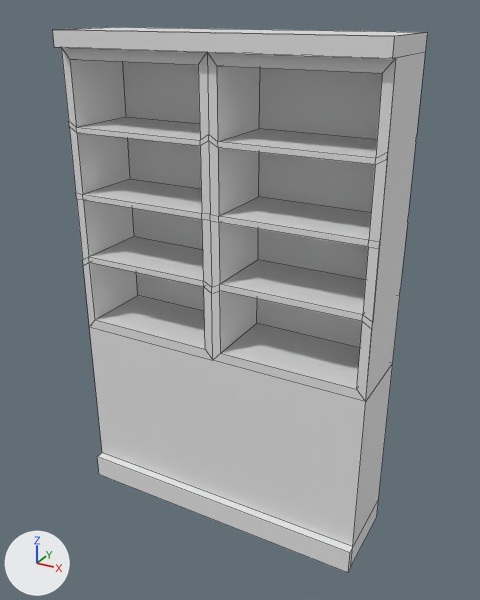
Renders of the Blender file Models/Bookshelf-110x18x70.blend from each side of a commit.
The view is the same before and after, from a 50 mm camera at (10.24, -11.02, 11.4) aimed at (3.69, 0.88, 5.45). The axes (+X, +Y, +Z) are drawn at lower left. The lights are the same throughout. Mesh edges are drawn as thin lines.

In view in the first picture: 'Bookshelf-110x18x70'.
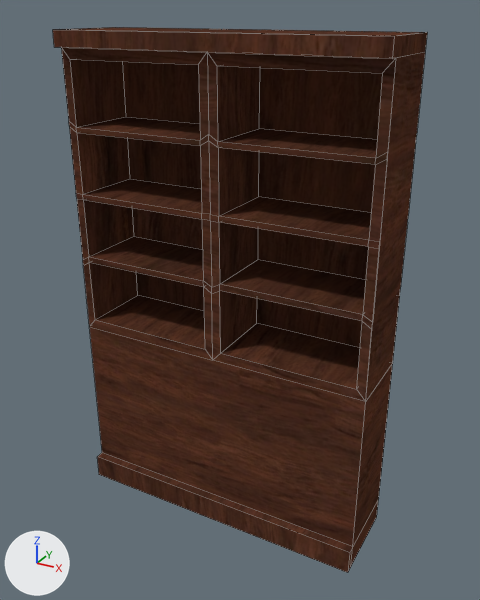
Pixel boxes (x1, y1, x2, y2) of what changed, in the pictures (480 x 600 px):
'Bookshelf-110x18x70', recoloured (grey to brown)
    both: (53, 27, 427, 573)

The change, as a list of edits to the scene's bpy script:
```text
Add img_wall_wood_jpg:
    img_wall_wood_jpg = load_image('Wall-Wood.jpg', '../Textures/Wall-Wood.jpg', 850, 850, 'sRGB')
Add mat_material:
    mat_material = diffuse_material('Material')
    mat_material.texture = img_wall_wood_jpg
Change me_cube_002:
    where me_cube_002.from_pydata(...)  # 129 vertices, 119 faces; spans x 0.0..7.0, y -0.2..1.8, z 0.0..11.0
    add me_cube_002.materials.append(mat_material)  # picture img_wall_wood_jpg
```
